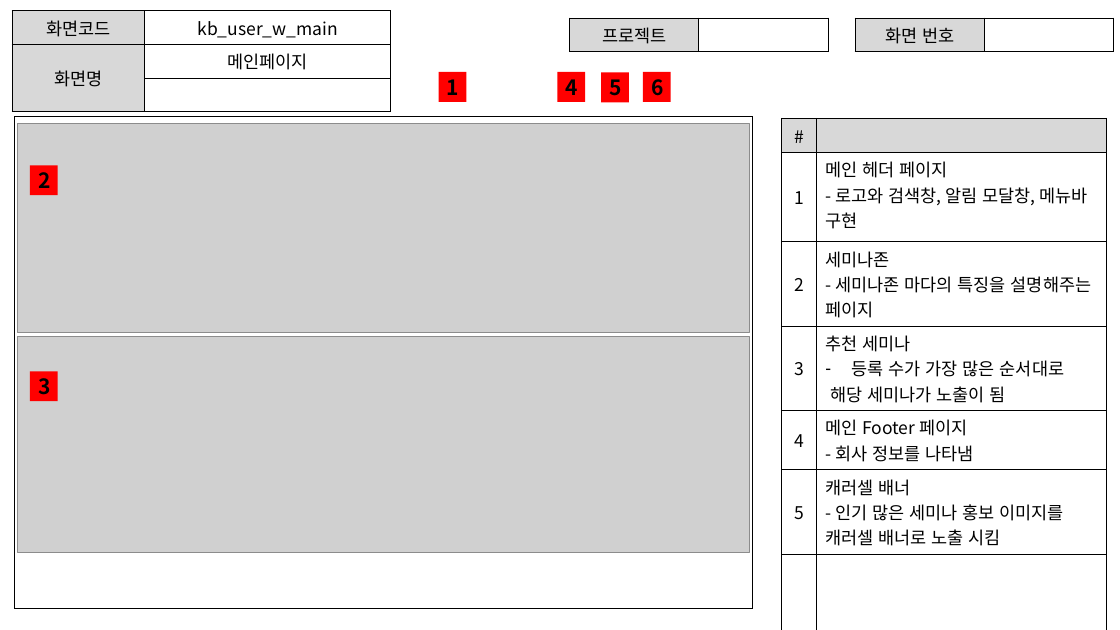
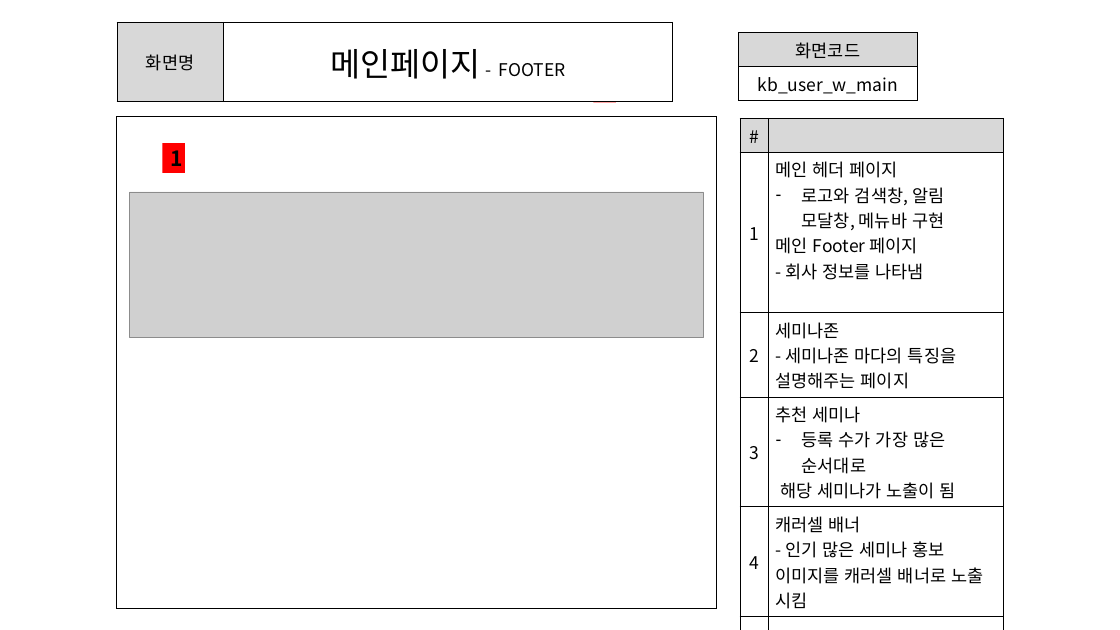
Before and after one commit to ezenteam2/e-Zone, a slide deck: slide 4 of 0 발표용 파워포인트/project05 - 파워포인트 종합 - 기범.pptx (slide 3 before the commit). Drawn at 1120x630 pixels with LibreOffice and Linux fonts; fonts in the diff are those of the drawing; grey boxes stand for pictures. Boxes give left, top, right and bottom in pixels: in the first picture for what was removed or moved away, otherwise in the second. Text is boxed around its words. In the diff, an @@ line names an element or a change of style, - is before the commit and + after.

```diff
--- a/0 발표용 파워포인트/project05 - 파워포인트 종합 - 기범.pptx
+++ b/0 발표용 파워포인트/project05 - 파워포인트 종합 - 기범.pptx
@@ table at (x1=118, y1=23, x2=673, y2=102) @@
-row 1: 화면코드 | kb_user_w_main
-row 2: 화면명 | 메인페이지
-row 3:  | 
+row 1: 화면명 | 메인페이지 - FOOTER
@@ table resized from (x1=12, y1=11, x2=391, y2=99) to (x1=118, y1=23, x2=673, y2=102) @@
@@ table removed at (x1=570, y1=18, x2=828, y2=48), 1 rows, 2 columns @@
-프로젝트 | 
@@ table removed at (x1=855, y1=18, x2=1114, y2=48), 1 rows, 2 columns @@
-화면 번호 | 
@@ table added at (x1=739, y1=33, x2=918, y2=98), 2 rows, 1 columns @@
+화면코드
+kb_user_w_main
@@ text "1" rewrapped from (x1=439, y1=72, x2=466, y2=102) to (x1=470, y1=74, x2=482, y2=79) @@
@@ text "2" rewrapped from (x1=30, y1=166, x2=58, y2=195) to (x1=500, y1=74, x2=512, y2=76) @@
@@ text "3" rewrapped from (x1=30, y1=371, x2=58, y2=401) to (x1=535, y1=74, x2=547, y2=76) @@
@@ rectangle removed at (x1=558, y1=72, x2=586, y2=102) @@
-4
@@ text "5" rewrapped from (x1=602, y1=72, x2=629, y2=102) to (x1=602, y1=71, x2=614, y2=101) @@
@@ text "6" rewrapped from (x1=643, y1=72, x2=670, y2=102) to (x1=636, y1=71, x2=648, y2=101) @@
@@ rectangle resized from (x1=14, y1=117, x2=752, y2=608) to (x1=117, y1=117, x2=717, y2=608) @@
@@ table at (x1=740, y1=118, x2=1004, y2=624) @@
-row 2, column 2: 메인 헤더 페이지 / - 로고와 검색창, 알림 모달창, 메뉴바 구현
+row 2, column 2: 메인 헤더 페이지 / 로고와 검색창, 알림 모달창, 메뉴바 구현 / 메인 Footer 페이지 / - 회사 정보를 나타냄
-row 5: 4 | 메인 Footer 페이지 / - 회사 정보를 나타냄
-row 6: 5 | 캐러셀 배너 / - 인기 많은 세미나 홍보 이미지를 캐러셀 배너로 노출 시킴
+row 5: 4 | 캐러셀 배너 / - 인기 많은 세미나 홍보 이미지를 캐러셀 배너로 노출 시킴
@@ table resized from (x1=782, y1=118, x2=1107, y2=597) to (x1=740, y1=118, x2=1004, y2=624) @@
@@ rectangle added at (x1=162, y1=143, x2=185, y2=172), fill #FF0000, 18 pt, text #000000, bold @@
+1
@@ picture resized from (x1=18, y1=124, x2=749, y2=333) to (x1=129, y1=192, x2=703, y2=339) @@
@@ picture removed at (x1=18, y1=337, x2=749, y2=552) @@
```
Also in this commit, not shown: 15 other slides changed.
